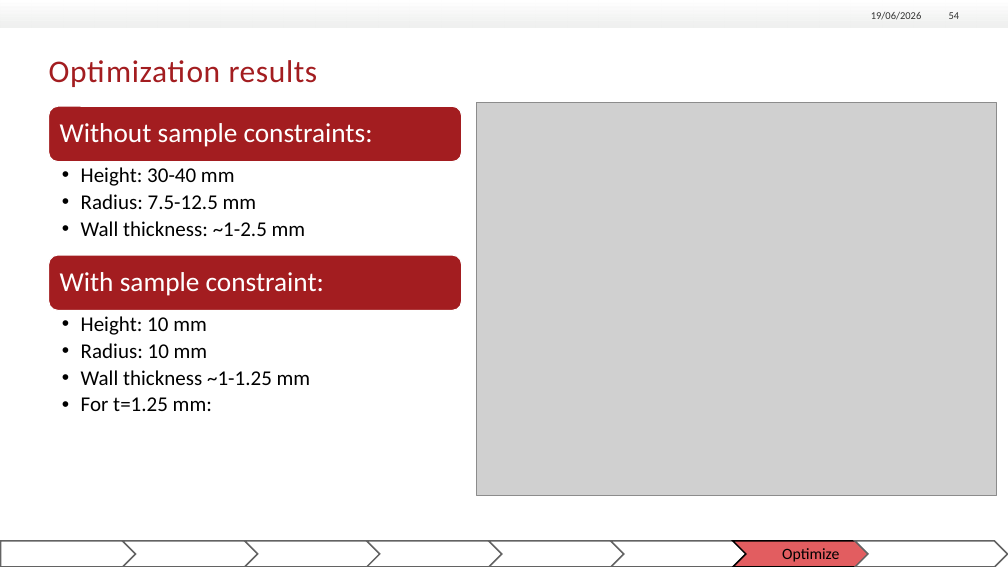
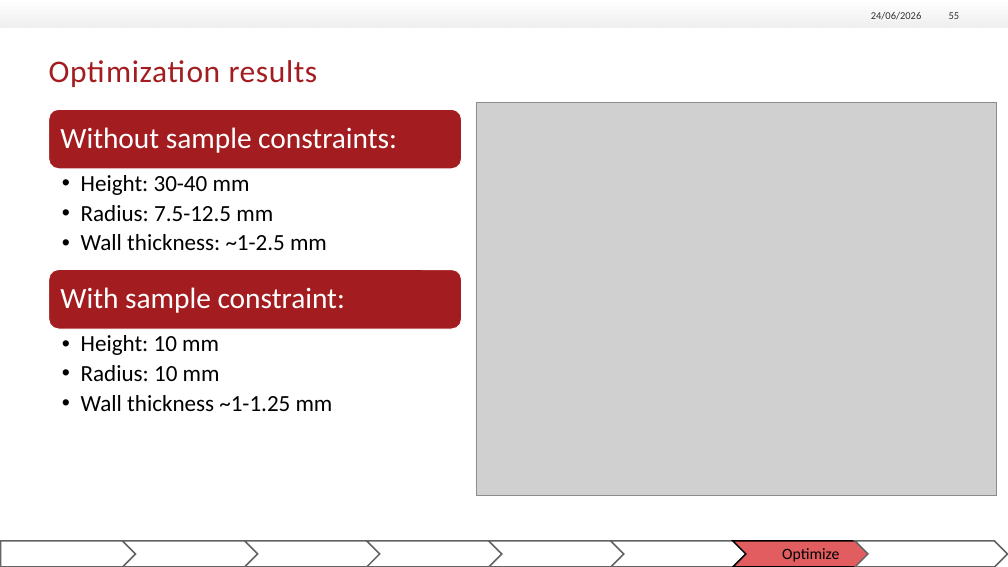
Before and after one commit to tinyThyssen/bachelor_project, a slide deck: slide 55 of Defense/Bachelor_defence.pptx (slide 54 before the commit). Drawn at 1008x567 pixels with LibreOffice and Linux fonts; fonts in the diff are those of the drawing; grey boxes stand for pictures; background and template pictures are left out. Boxes give left, top, right and bottom in pixels: in the first picture for what was removed or moved away, otherwise in the second. Text is boxed around its words. In the diff, an @@ line names an element or a change of style, - is before the commit and + after.

```diff
--- a/Defense/Bachelor_defence.pptx
+++ b/Defense/Bachelor_defence.pptx
@@ text at [871,12,922,20]: text changed @@
-19/06/2026
+24/06/2026
@@ rounded rectangle: place and size @@
-rounded rectangle at [48,107,461,162]
+rounded rectangle at [48,110,461,169]
@@ text "Without sample constraints:" at [60,127,397,153]: size 26 to 28 pt @@
@@ text "Height: 30-40 mm": place and size @@
-text "Height: 30-40 mm" at [81,167,306,236]
+text "Height: 30-40 mm" at [81,175,327,250]
@@ text "Height: 30-40 mm" at [81,175,327,250]: size 20 to 22 pt @@
@@ rounded rectangle: place and size @@
-rounded rectangle at [48,255,461,310]
+rounded rectangle at [48,269,461,329]
@@ text "With sample constraint:" at [60,287,345,313]: size 26 to 28 pt @@
@@ text "With sample constraint:": place and size @@
-text "With sample constraint:" at [60,272,324,296]
+text "With sample constraint:" at [60,287,345,313]
@@ text "Height: 10 mm" at [81,335,333,411]: size 20 to 22 pt @@
@@ text "Height: 10 mm": place and size @@
-text "Height: 10 mm" at [81,316,311,411]
+text "Height: 10 mm" at [81,335,333,411]
@@ text at [81,397,212,411]: paragraph removed @@
-  • For t=1.25 mm:
```
Also in this commit, not shown: 63 other slides changed, 1 slide added, 7 slides removed, 31 other files.
